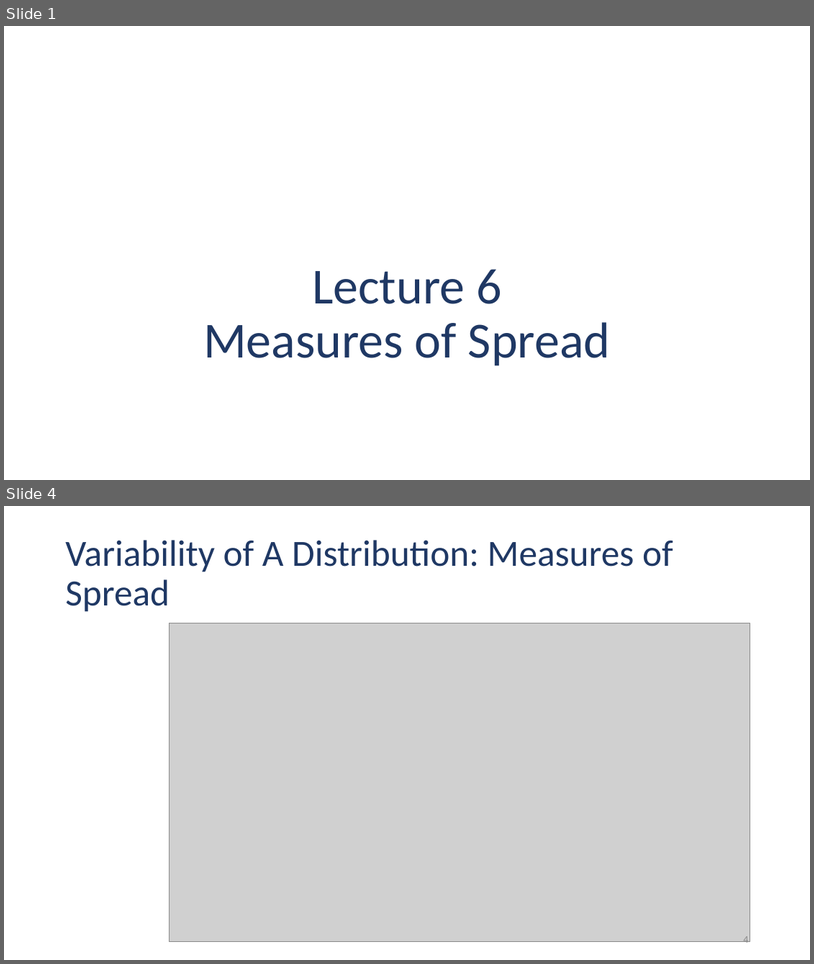
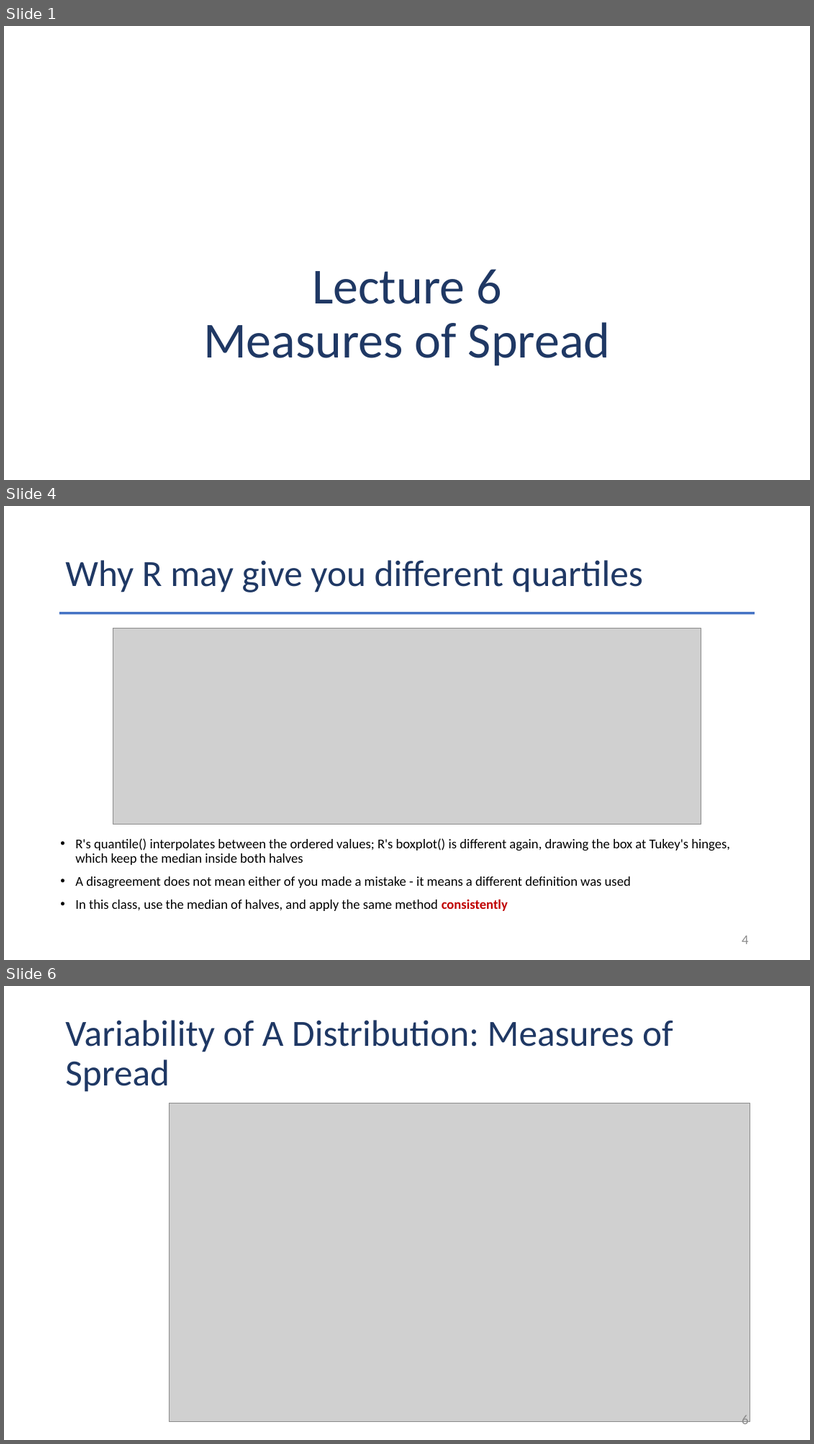
Before and after one commit to Jarred6068/Kvamme_UI_STAT251, a slide deck: docs/lecture_slides/Week 3/Week3_Lecture6_Slides_9_9_2026.pptx. Shown one above the other, each under a label of ours: slides 1 and 4 before the commit, slides 1, 4 and 6 after it; the slides between them are not shown. The pictures are 814x964 and 814x1444 pixels, drawn with LibreOffice and Linux fonts; fonts in the diff are those of the drawing; grey boxes stand for pictures. Boxes give left, top, right and bottom in pixels: in the first picture for what was removed or moved away, otherwise in the second. Text is boxed around its words. In the diff, an @@ line names an element or a change of style, - is before the commit and + after.

```diff
--- a/docs/lecture_slides/Week 3/Week3_Lecture6_Slides_9_9_2026.pptx
+++ b/docs/lecture_slides/Week 3/Week3_Lecture6_Slides_9_9_2026.pptx
@@ slide 4 added at [4,506,810,960], background #FFFFFF @@
@@ title added at [65,560,643,592], 44 pt, text #1F3864 @@
+Why R may give you different quartiles
@@ rectangle added at [59,612,756,614], fill #4472C4 @@
@@ picture added at [113,628,702,824] @@
@@ text added at [75,838,730,911], 16 pt, text #000000 @@
+• R's quantile() interpolates between the ordered values; R's boxplot() is different again, drawing the box at Tukey's hinges, which keep the median inside both halves
+• A disagreement does not mean either of you made a mistake - it means a different definition was used
+• In this class, use the median of halves, and apply the same method consistently
@@ page number added at [742,935,748,944], 16 pt, text #8C8C8C @@
+4
@@ what was slide 4 is now slide 6 @@
@@ page number at [742,1414,748,1427]: text changed; size 12 to 16 pt @@
-4
+6
```
Also in this commit, not shown: 11 slides changed, 5 other slides added, 2 slides removed, 45 other files.
